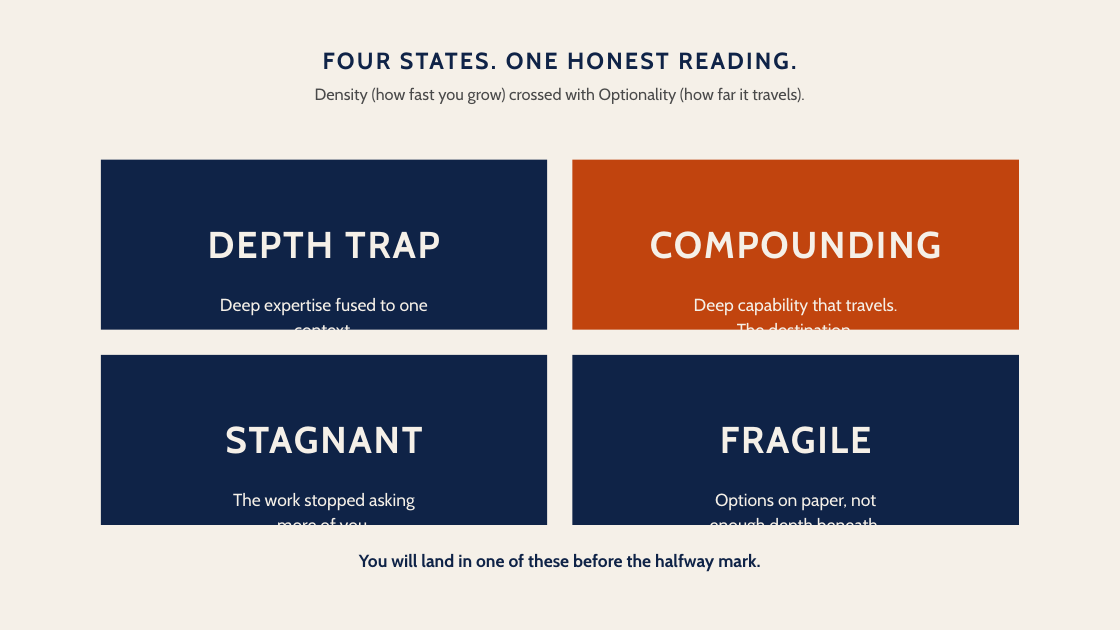
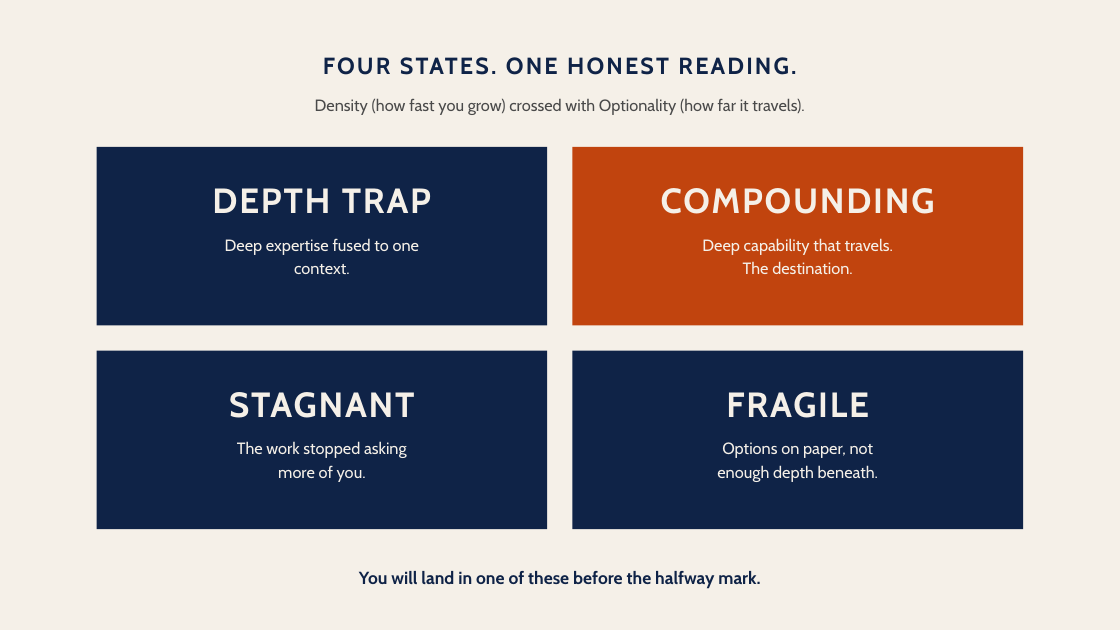
Before and after one commit to temidanielle/temidayoafonja-site, a slide deck: slide 1 of paid-workshop-assets/Four_States_Quadrant_v1.0.pptx. Drawn at 1120x630 pixels with LibreOffice and Linux fonts; fonts in the diff are those of the drawing. Boxes give left, top, right and bottom in pixels: in the first picture for what was removed or moved away, otherwise in the second. Text is boxed around its words. In the diff, an @@ line names an element or a change of style, - is before the commit and + after.

```diff
--- a/paid-workshop-assets/Four_States_Quadrant_v1.0.pptx
+++ b/paid-workshop-assets/Four_States_Quadrant_v1.0.pptx
@@ rectangle: place and size @@
-rectangle at (101,160,548,329)
+rectangle at (97,147,547,325)
@@ rectangle: place and size @@
-rectangle at (573,160,1020,329)
+rectangle at (573,147,1023,325)
@@ size 32 to 30 pt in 4 elements at (726,392,869,418), (229,392,414,418), (661,188,935,214), (212,188,431,213) @@
@@ text "DEPTH TRAP": place and size @@
-text "DEPTH TRAP" at (208,232,440,258)
+text "DEPTH TRAP" at (212,188,431,213)
@@ text "COMPOUNDING": place and size @@
-text "COMPOUNDING" at (650,231,941,259)
+text "COMPOUNDING" at (661,188,935,214)
@@ size 15 to 14 pt in 4 elements at (717,442,878,482), (237,441,407,482), (702,238,893,274), (225,238,419,274) @@
@@ text "Deep expertise fused to one": place and size @@
-text "Deep expertise fused to one" at (220,298,428,330)
+text "Deep expertise fused to one" at (225,238,419,274)
@@ text "Deep capability that travels.": place and size @@
-text "Deep capability that travels." at (694,298,898,330)
+text "Deep capability that travels." at (702,238,893,274)
@@ rectangle: place and size @@
-rectangle at (101,355,548,524)
+rectangle at (97,350,547,528)
@@ rectangle: place and size @@
-rectangle at (573,355,1020,524)
+rectangle at (573,350,1023,528)
@@ text "STAGNANT": place and size @@
-text "STAGNANT" at (225,426,422,454)
+text "STAGNANT" at (229,392,414,418)
@@ text "FRAGILE": place and size @@
-text "FRAGILE" at (720,426,872,454)
+text "FRAGILE" at (726,392,869,418)
@@ text "The work stopped asking": place and size @@
-text "The work stopped asking" at (233,493,415,525)
+text "The work stopped asking" at (237,441,407,482)
@@ text "Options on paper, not": place and size @@
-text "Options on paper, not" at (710,493,882,525)
+text "Options on paper, not" at (717,442,878,482)
@@ vertical alignment top to middle in 3 elements at (323,57,796,75), (315,98,804,115), (359,571,760,589) @@
@@ text "You will land in one ...": place and size @@
-text "You will land in one ..." at (359,554,760,572)
+text "You will land in one ..." at (359,571,760,589)
```
Also in this commit, not shown: 2 other files.
